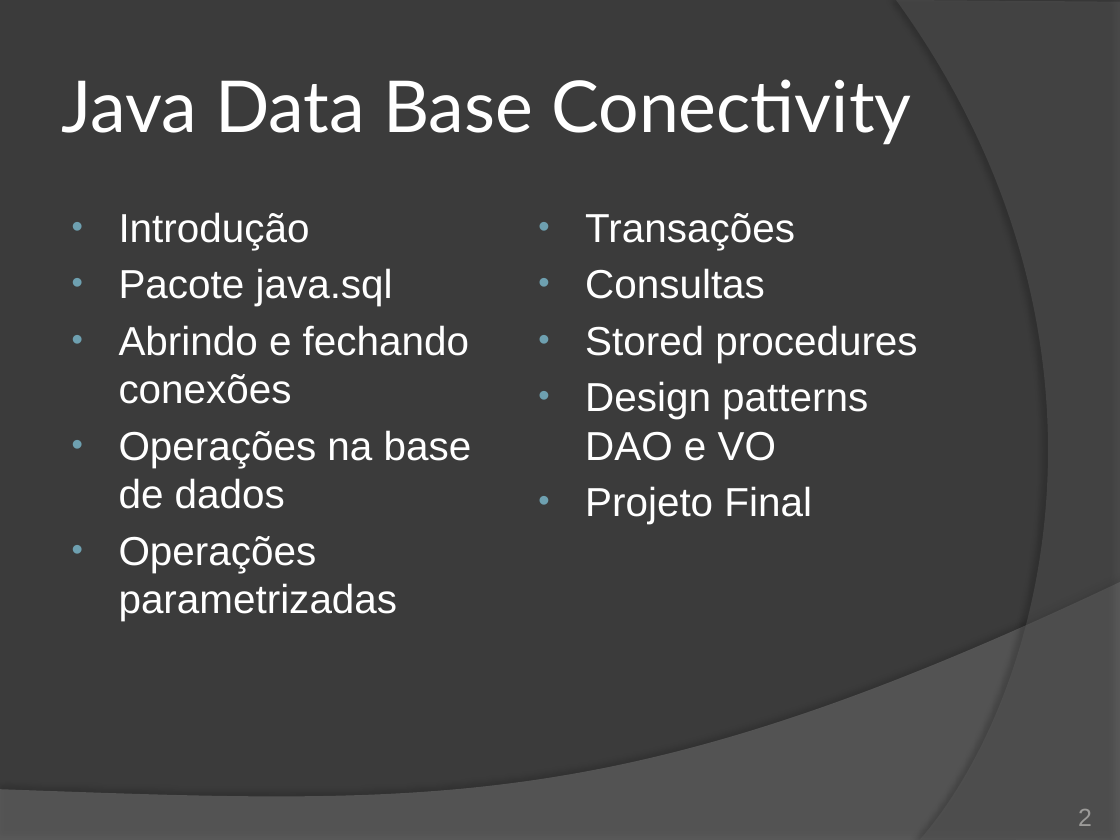
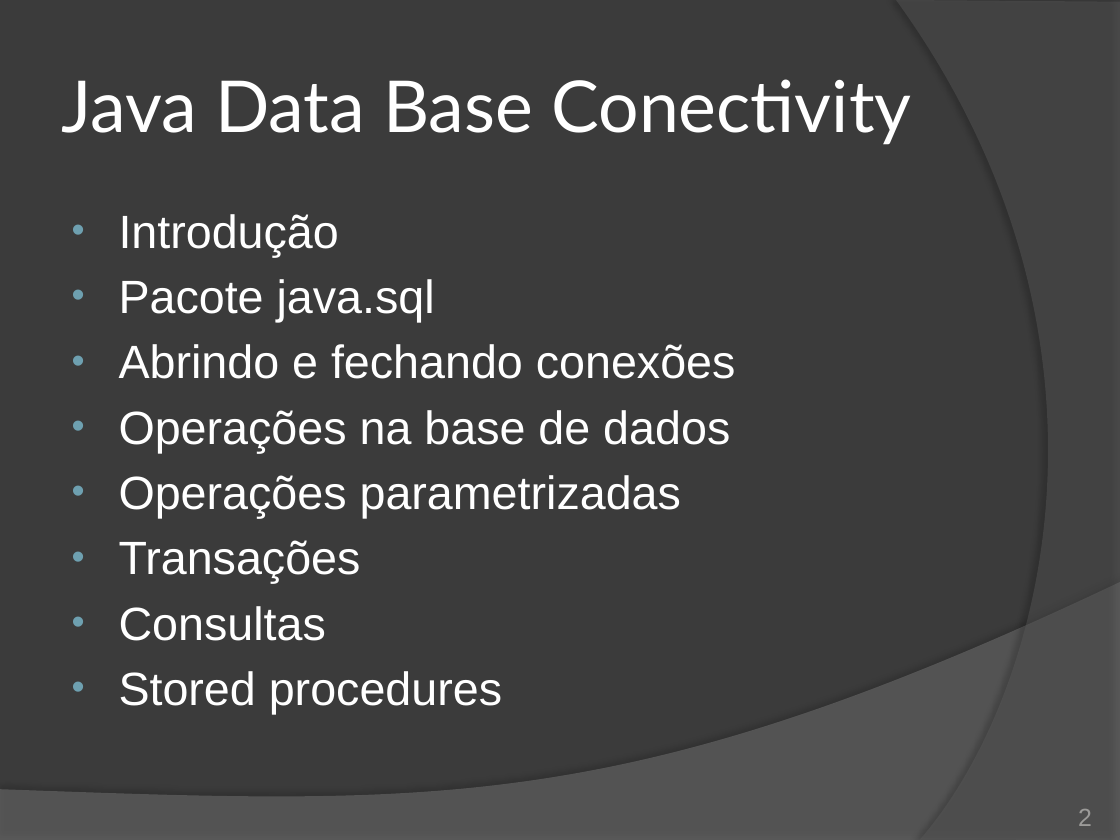
Before and after one commit to duchesqui/slzvieira-training, a slide deck: slide 2 of 2-Java-Programmer-Modulo-II/19.Capitulo11.pptx. Drawn at 1120x840 pixels with LibreOffice and Linux fonts; fonts in the diff are those of the drawing. Boxes give left, top, right and bottom in pixels: in the first picture for what was removed or moved away, otherwise in the second. Text is boxed around its words. In the diff, an @@ line names an element or a change of style, - is before the commit and + after.

Commit message:
Separação de uma nova apresentação para o projeto final. Inclusão da aplicação do projeto final.

```diff
--- a/2-Java-Programmer-Modulo-II/19.Capitulo11.pptx
+++ b/2-Java-Programmer-Modulo-II/19.Capitulo11.pptx
@@ text at [119,214,736,518]: size 26 to 30 pt in "Introdução", "Pacote java.sql", "Abrindo e fechando conexões", "Operações na base de dados" and 1 more places @@
@@ text removed at [585,213,917,524] @@
-• Transações
-• Consultas
-• Stored procedures
-• Design patterns DAO e VO
-• Projeto Final
@@ text at [119,540,502,714]: paragraphs added @@
+• Transações
+• Consultas
+• Stored procedures
```
Also in this commit, not shown: 2 slides removed, 22 other files.
